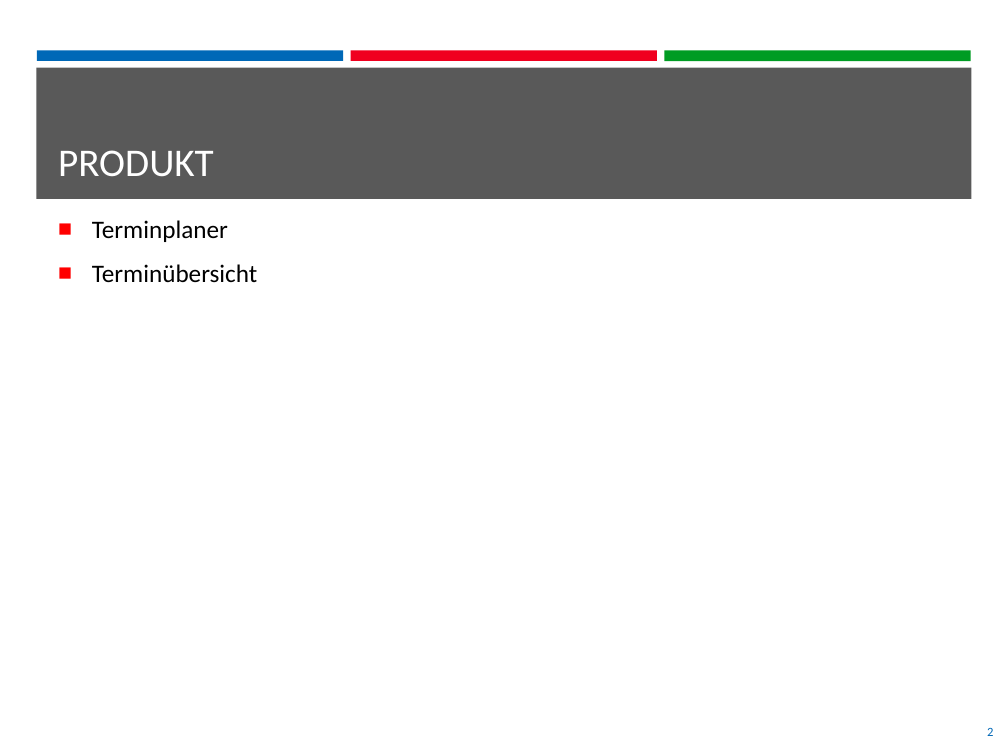
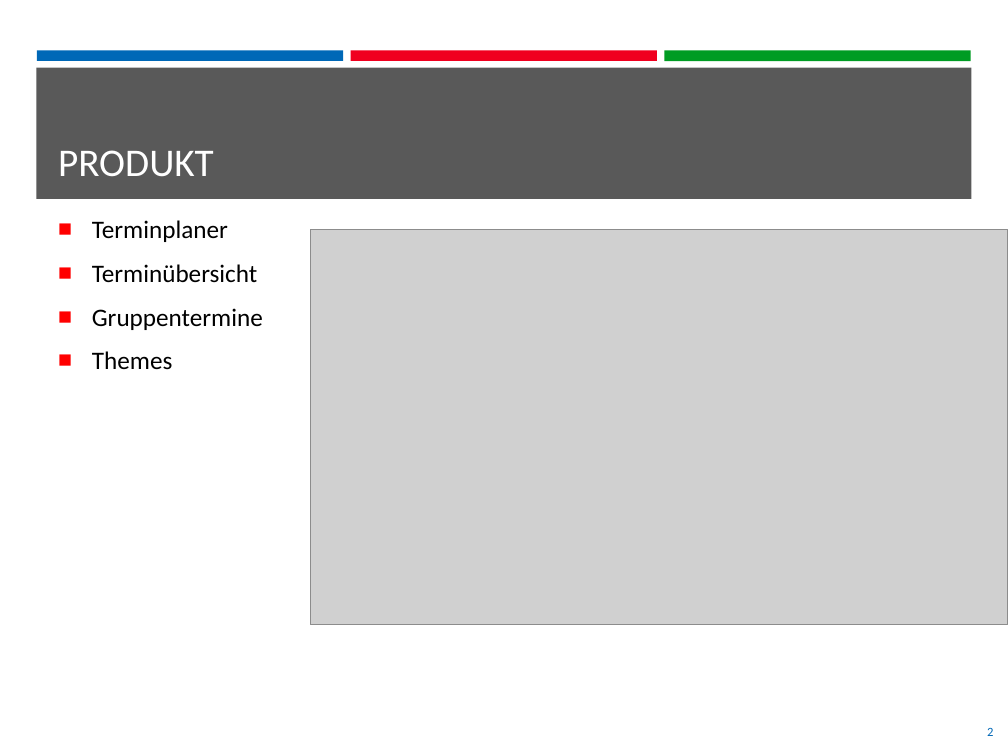
Before and after one commit to xeonta/h0urTime, a slide deck: slide 2 of powerpoint/Vorstellung_Team_h0urTime.pptx. Drawn at 1008x756 pixels with LibreOffice and Linux fonts; fonts in the diff are those of the drawing; grey boxes stand for pictures; background and template pictures are left out. Boxes give left, top, right and bottom in pixels: in the first picture for what was removed or moved away, otherwise in the second. Text is boxed around its words. In the diff, an @@ line names an element or a change of style, - is before the commit and + after.

Commit message:
update pp

```diff
--- a/powerpoint/Vorstellung_Team_h0urTime.pptx
+++ b/powerpoint/Vorstellung_Team_h0urTime.pptx
@@ picture added at bbox=[310, 229, 1008, 625] @@
@@ text at bbox=[92, 308, 263, 370]: paragraphs added @@
+■ Gruppentermine
+■ Themes
```
